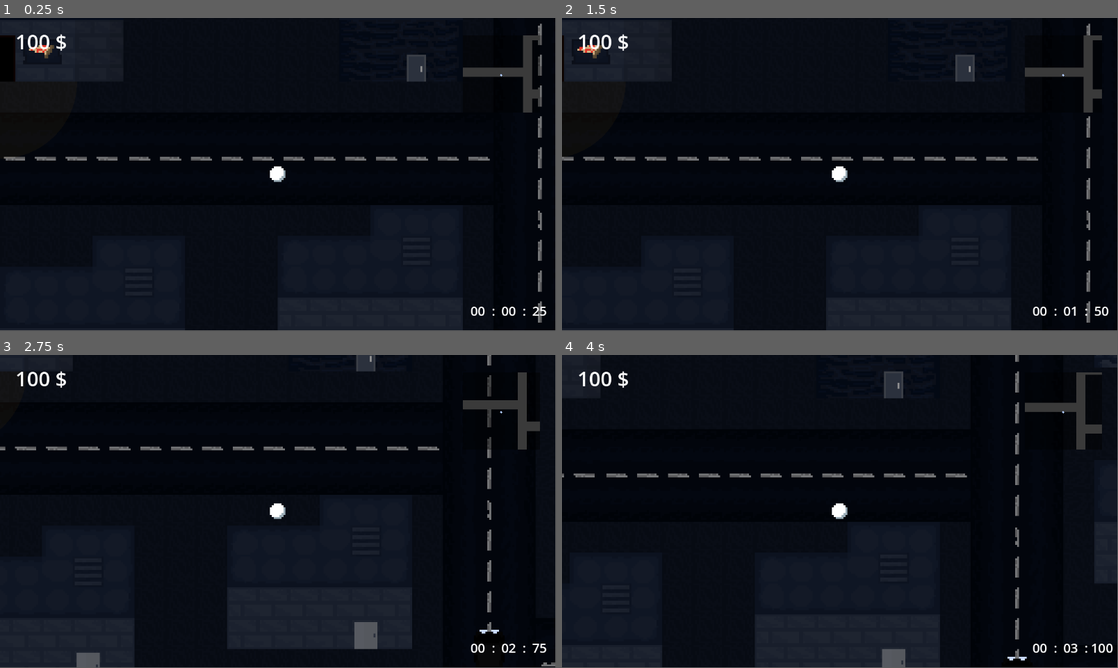
Above: before the commit, frames 1-4 (two rows, left to right).
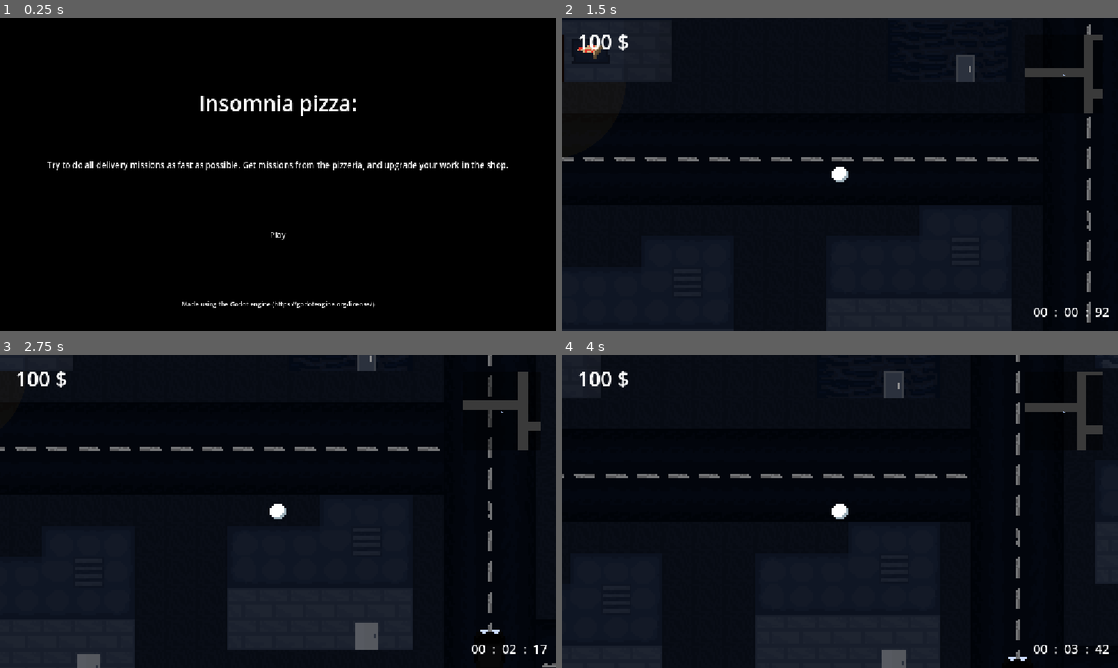
Above: after the commit, the same moments.

Repository: Username4D/insomnia_pizza
Game: Godot game, scene res://scenes/start_screen.tscn
The game is run twice, just before and just after one commit, with the same random seed, the same clock (stepped at 60 frames per second) and the same inputs. Before the commit the project starts from res://scenes/gameplay_view.tscn.
Inputs (mouse positions are in pixels of both pictures, inside the frame that each line leads up to):
- Up to frame 1 (0.25 s): no input
- Up to frame 2 (1.5 s): click (840, 233) at 0.5 s, where only the run after the commit has a clickable "Play"; tap Enter (ui_accept) at 1.25 s; move the mouse to (962, 158) at 1.27 s; hold Right (ui_right) from 1.28 s (still down)
- Up to frame 3 (2.75 s): tap Enter (ui_accept) at 1.52, 2.27 s; move the mouse to (166, 527) at 2.02 s; release Right (ui_right) at 2.03 s; hold Down (ui_down) from 2.03 s (still down)
- Up to frame 4 (4 s): move the mouse to (895, 442) at 2.77 s; release Down (ui_down) at 2.78 s; hold Right (ui_right) 2.78-3.53 s; move the mouse to (812, 574) at 3.52 s; hold Up (ui_up) from 3.53 s (still down); tap Enter (ui_accept) at 3.77 s
In our replay, the window is 799x449 before the commit and 800x450 after it. These sizes can differ from the game's own. Grey fills any space a smaller window leaves; there, only what the larger window draws over its background counts as a difference.

The runs differ from the first frame. In frame 1, 31% of the frame differs, in the area x 0-99%, y 0-100%; in frame 2, 1.1%; in frame 3, 1.0%; in frame 4, 1.4%.

Commit message:
added start screen

Diff:
--- a/project.godot
+++ b/project.godot
@@ -11,13 +11,17 @@
 [application]
 
 config/name="insomnia_pizza"
-run/main_scene="uid://db8g5ya72dh0r"
+run/main_scene="uid://cdaf43hh3kya2"
 config/features=PackedStringArray("4.6")
 config/icon="res://icon.svg"
 
 [autoload]
 
 player_stats_handler="*uid://d1slkknp3y2pm"
+
+[display]
+
+window/stretch/mode="canvas_items"
 
 [editor_plugins]
 
--- /dev/null
+++ b/scenes/start_screen.tscn
@@ -0,0 +1,75 @@
+[gd_scene format=3 uid="uid://cdaf43hh3kya2"]
+
+[ext_resource type="Script" uid="uid://dg7pxs3agqw8" path="res://scripts/start_screen.gd" id="1_tx5wa"]
+
+[sub_resource type="LabelSettings" id="LabelSettings_cllq7"]
+font_size = 44
+
+[sub_resource type="LabelSettings" id="LabelSettings_tx5wa"]
+font_size = 17
+
+[sub_resource type="LabelSettings" id="LabelSettings_o7i0r"]
+font_size = 13
+
+[sub_resource type="StyleBoxEmpty" id="StyleBoxEmpty_o7i0r"]
+
+[sub_resource type="StyleBoxFlat" id="StyleBoxFlat_he1sj"]
+bg_color = Color(1, 1, 1, 0.21960784)
+
+[sub_resource type="StyleBoxFlat" id="StyleBoxFlat_r2jwc"]
+bg_color = Color(1, 1, 1, 0.09019608)
+
+[sub_resource type="StyleBoxEmpty" id="StyleBoxEmpty_hm208"]
+
+[sub_resource type="StyleBoxEmpty" id="StyleBoxEmpty_5pab1"]
+
+[node name="start_screen" type="ColorRect" unique_id=49659983]
+offset_right = 1184.0
+offset_bottom = 672.0
+color = Color(0, 0, 0, 1)
+script = ExtResource("1_tx5wa")
+
+[node name="Label" type="Label" parent="." unique_id=1143025590]
+layout_mode = 0
+offset_top = 128.0
+offset_right = 1152.0
+offset_bottom = 224.0
+text = "Insomnia pizza:"
+label_settings = SubResource("LabelSettings_cllq7")
+horizontal_alignment = 1
+vertical_alignment = 1
+
+[node name="Label2" type="Label" parent="." unique_id=1451119568]
+layout_mode = 0
+offset_top = 256.0
+offset_right = 1152.0
+offset_bottom = 352.0
+text = "Try to do all delivery missions as fast as possible. Get missions from the pizzeria, and upgrade your work in the shop."
+label_settings = SubResource("LabelSettings_tx5wa")
+horizontal_alignment = 1
+vertical_alignment = 1
+
+[node name="Label3" type="Label" parent="." unique_id=1463872468]
+layout_mode = 0
+offset_top = 544.0
+offset_right = 1152.0
+offset_bottom = 640.0
+text = "Made using the Godot engine (https://godotengine.org/license/)"
+label_settings = SubResource("LabelSettings_o7i0r")
+horizontal_alignment = 1
+vertical_alignment = 1
+
+[node name="Button" type="Button" parent="." unique_id=1416936326]
+layout_mode = 0
+offset_left = 384.0
+offset_top = 416.0
+offset_right = 768.0
+offset_bottom = 480.0
+theme_override_styles/normal = SubResource("StyleBoxEmpty_o7i0r")
+theme_override_styles/pressed = SubResource("StyleBoxFlat_he1sj")
+theme_override_styles/hover = SubResource("StyleBoxFlat_r2jwc")
+theme_override_styles/disabled = SubResource("StyleBoxEmpty_hm208")
+theme_override_styles/focus = SubResource("StyleBoxEmpty_5pab1")
+text = "Play"
+
+[connection signal="pressed" from="Button" to="." method="_on_button_pressed"]
--- /dev/null
+++ b/scripts/start_screen.gd
@@ -0,0 +1,5 @@
+extends ColorRect
+
+
+func _on_button_pressed() -> void:
+	get_tree().change_scene_to_file("res://scenes/gameplay_view.tscn")
Not shown, added: scripts/start_screen.gd.uid
